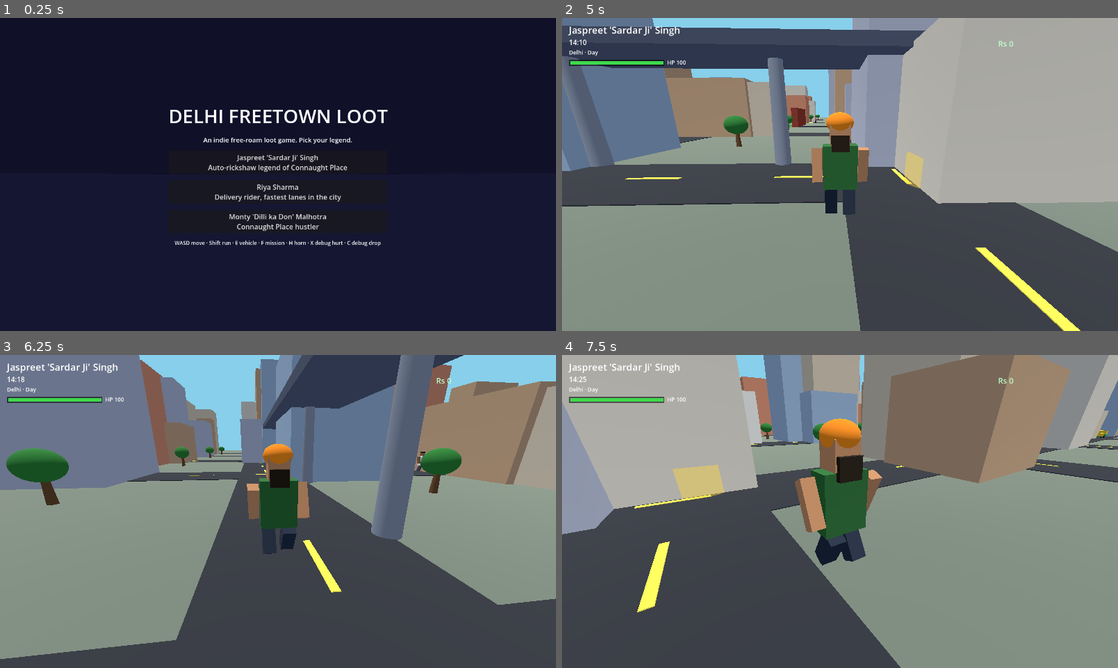
Above: before the commit, frames 1-4 (two rows, left to right).
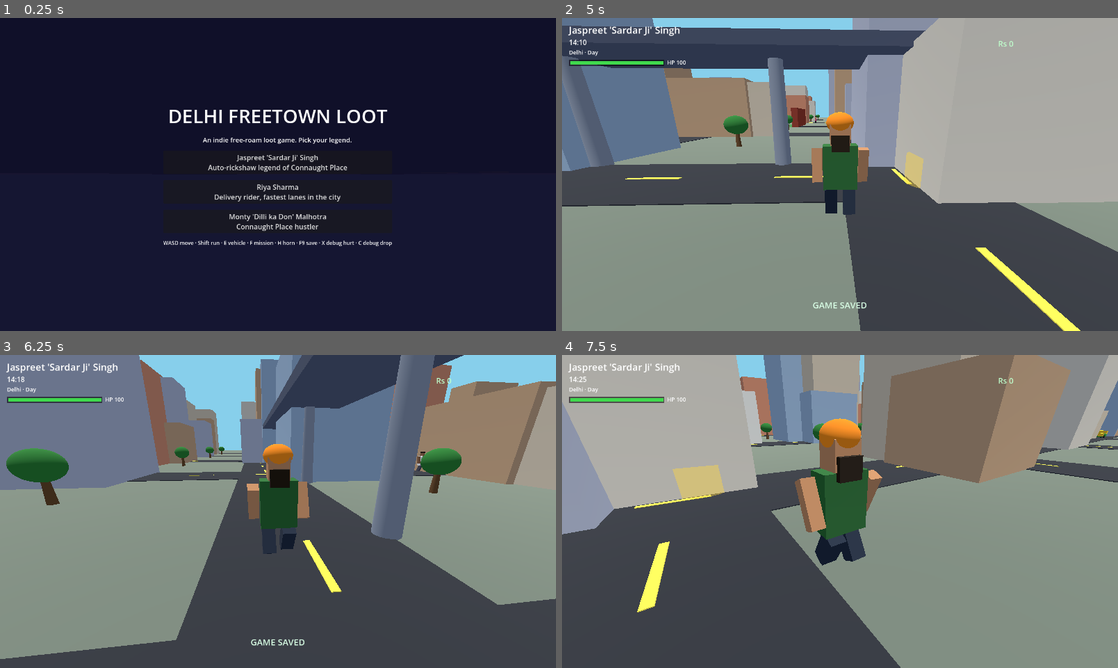
Above: after the commit, the same moments.

Repository: Ayushsahnios/delhi-freetown-loot
Game: Godot game, scene res://scenes/main.tscn
Two runs of this game, one before a commit and one after it. Both use one fixed random seed, a clock stepped at 60 frames per second and the inputs below.
Inputs:
- Up to frame 1 (0.25 s): no input
- Up to frame 2 (5 s): click "Jaspreet 'Sardar Ji' Singh Au…" at 0.5 s; hold D (move_right) 1.28-2.03 s; tap H (horn) at 1.35, 3.05, 3.6 s; tap F (mission) at 1.55, 2.1, 3.8 s; hold S (move_back) 2.03-2.78 s; tap Shift (run) at 2.3 s; hold D (move_right) 2.78-3.53 s; hold Shift (run) 2.78-3.53 s; hold W (move_forward) 3.53-4.28 s; hold A (move_left) from 4.28 s (still down); hold Shift (run) from 4.28 s (still down); tap E (interact) at 4.35 s; tap F9 (save, bound only after the commit) at 4.9 s
- Up to frame 3 (6.25 s): release Shift (run) at 5.03 s; tap F (mission) at 5.1, 6.05 s; tap H (horn) at 5.3 s; release A (move_left) at 5.78 s; hold S (move_back) from 5.78 s (still down); hold Shift (run) from 5.78 s (still down)
- Up to frame 4 (7.5 s): release S (move_back) at 6.53 s; release Shift (run) at 6.53 s; hold D (move_right) 6.53-7.28 s; tap H (horn) at 6.6 s; tap Shift (run) at 6.8 s; hold W (move_forward) from 7.28 s (still down); tap F (mission) at 7.35 s

The runs differ from the first frame. In frame 1, 1.3% of the frame differs, in the area x 29-71%, y 29-73%; in frame 2, 0.1%; in frame 3, 0.1%; in frame 4, nothing differs.

Commit message:
Save/load: persist progress via user:// storage
New SaveGame autoload writes character, cash, health, position, heading,
time of day and completed-mission counts to user://save.json as
versioned JSON. The title screen gains a Continue button that restores
state on boot; saves fire on F9, on window close, and on exit. Corrupt
or wrong-version files read back as no-save so the game always boots.

Diff:
--- a/project.godot
+++ b/project.godot
@@ -12,6 +12,7 @@
 [autoload]
 
 Game="*res://scripts/game.gd"
+SaveGame="*res://scripts/save.gd"
 
 [display]
 
--- a/scripts/game.gd
+++ b/scripts/game.gd
@@ -52,6 +52,7 @@
 	_add_keys("horn", [KEY_H])
 	_add_keys("debug_hurt", [KEY_X])
 	_add_keys("debug_fall", [KEY_C])
+	_add_keys("save", [KEY_F9])
 
 
 func _add_keys(action: String, keycodes: Array) -> void:
--- a/scripts/health.gd
+++ b/scripts/health.gd
@@ -47,6 +47,14 @@
 	changed.emit(hp, MAX_HP)
 
 
+func restore(saved_hp: float) -> void:
+	## Load-from-save entry point: never restore a dead state.
+	hp = clampf(saved_hp, 1.0, MAX_HP)
+	_dead = false
+	_since_hit = 0.0
+	changed.emit(hp, MAX_HP)
+
+
 func _process(delta: float) -> void:
 	if _dead or hp >= MAX_HP:
 		return
--- a/scripts/main.gd
+++ b/scripts/main.gd
@@ -56,6 +56,8 @@
 var _fade: ColorRect
 var _hud_msg: Label
 var _flash_tween: Tween
+var _toast: Label
+var _toast_tween: Tween
 
 
 func _ready() -> void:
@@ -73,6 +75,7 @@
 	add_child(camera)
 	_build_hud()
 	_build_select_ui()
+	get_tree().root.close_requested.connect(_save_game)
 
 
 # ---------------------------------------------------------------- environment
@@ -349,6 +352,16 @@
 	_hud_msg.mouse_filter = Control.MOUSE_FILTER_IGNORE
 	_hud_msg.visible = false
 	layer.add_child(_hud_msg)
+	_toast = Label.new()
+	_toast.set_anchors_preset(Control.PRESET_FULL_RECT)
+	_toast.offset_bottom = -46.0
+	_toast.horizontal_alignment = HORIZONTAL_ALIGNMENT_CENTER
+	_toast.vertical_alignment = VERTICAL_ALIGNMENT_BOTTOM
+	_toast.add_theme_font_size_override("font_size", 20)
+	_toast.add_theme_color_override("font_color", Color(0.85, 1.0, 0.9))
+	_toast.mouse_filter = Control.MOUSE_FILTER_IGNORE
+	_toast.visible = false
+	layer.add_child(_toast)
 
 
 func _build_select_ui() -> void:
@@ -377,6 +390,25 @@
 	sub.horizontal_alignment = HORIZONTAL_ALIGNMENT_CENTER
 	box.add_child(sub)
 
+	var saved := SaveGame.read()
+	if not saved.is_empty():
+		var cont_def := _character_by_id(String(saved.get("character", "")))
+		if not cont_def.is_empty():
+			var runs := 0
+			for id in saved.get("missions_completed", {}):
+				runs += int(saved["missions_completed"][id])
+			var cont := Button.new()
+			cont.text = "CONTINUE  ·  %s\nRs %d  ·  %d missions run" % [
+					String(cont_def["name"]), int(saved.get("cash", 0)), runs]
+			cont.custom_minimum_size = Vector2(460, 0)
+			cont.pressed.connect(_start_game.bind(cont_def, saved))
+			box.add_child(cont)
+			var fresh := Label.new()
+			fresh.text = "— or start fresh below —"
+			fresh.add_theme_font_size_override("font_size", 12)
+			fresh.horizontal_alignment = HORIZONTAL_ALIGNMENT_CENTER
+			box.add_child(fresh)
+
 	for def in Game.CHARACTERS:
 		var btn := Button.new()
 		btn.text = "%s\n%s" % [def["name"], def["role"]]
@@ -385,13 +417,13 @@
 		box.add_child(btn)
 
 	var hint := Label.new()
-	hint.text = "WASD move · Shift run · E vehicle · F mission · H horn · X debug hurt · C debug drop"
+	hint.text = "WASD move · Shift run · E vehicle · F mission · H horn · F9 save · X debug hurt · C debug drop"
 	hint.add_theme_font_size_override("font_size", 12)
 	hint.horizontal_alignment = HORIZONTAL_ALIGNMENT_CENTER
 	box.add_child(hint)
 
 
-func _start_game(def: Dictionary) -> void:
+func _start_game(def: Dictionary, save: Dictionary = {}) -> void:
 	Game.selected_character = def
 	_select_layer.visible = false
 	_hud_name.text = String(def["name"])
@@ -436,6 +468,8 @@
 		_autos.append(a)
 
 	_playing = true
+	if not save.is_empty():
+		_apply_save(save)
 
 
 # ---------------------------------------------------------------- loop
@@ -453,6 +487,8 @@
 			_health.damage(25.0)
 		if current_auto == null and Input.is_action_just_pressed("debug_fall"):
 			player.global_position += Vector3(0.0, 22.0, 0.0)
+		if Input.is_action_just_pressed("save"):
+			_save_game()
 		if current_auto == null and _impact_cd <= 0.0:
 			var hazard: float = _traffic.worst_hazard_speed(player.global_position)
 			if hazard > 2.5:
@@ -619,3 +655,82 @@
 func _clear_invuln() -> void:
 	if _health != null:
 		_health.invulnerable = false
+
+
+# ---------------------------------------------------------------- save/load
+
+func _save_game() -> void:
+	var data := _collect_save()
+	if data.is_empty():
+		return
+	_show_toast("GAME SAVED" if SaveGame.write(data) else "SAVE FAILED")
+
+
+func _collect_save() -> Dictionary:
+	if not _playing or player == null or not is_instance_valid(player) \
+			or _health == null or _missions == null:
+		return {}
+	# Local transform == world transform here (main sits at the origin),
+	# and .position stays readable during teardown, unlike the global_
+	# getters which error out on the quit-time save path.
+	var pos := player.position
+	var heading := player.rotation.y
+	if current_auto != null:
+		pos = current_auto.position
+		heading = current_auto.rotation.y
+	return {
+		"character": String(Game.selected_character.get("id", "")),
+		"cash": _missions.cash,
+		"hp": _health.hp,
+		"pos": [pos.x, pos.y, pos.z],
+		"heading": heading,
+		"day_t": day_t,
+		"missions_completed": _missions.completed,
+	}
+
+
+func _apply_save(save: Dictionary) -> void:
+	day_t = clampf(float(save.get("day_t", day_t)), 0.0, 1.0)
+	_health.restore(float(save.get("hp", 100.0)))
+	var missions_done = save.get("missions_completed", {})
+	if typeof(missions_done) != TYPE_DICTIONARY:
+		missions_done = {}
+	_missions.restore(int(save.get("cash", 0)), missions_done)
+	var pos := player.global_position
+	var raw = save.get("pos", [])
+	if typeof(raw) == TYPE_ARRAY and raw.size() == 3:
+		pos = Vector3(float(raw[0]), maxf(float(raw[1]), 1.0), float(raw[2]))
+	player.global_position = pos
+	player.rotation.y = float(save.get("heading", 0.0))
+	player.velocity = Vector3.ZERO
+	_cam_anchor = player.global_position + player.global_transform.basis.z * 10.0 + Vector3(0, 6, 0)
+	_show_toast("WELCOME BACK  ·  GAME LOADED")
+
+
+func _exit_tree() -> void:
+	## Last-resort save when the process ends without a window-close
+	## signal (belt-and-braces alongside close_requested).
+	var data := _collect_save()
+	if not data.is_empty():
+		SaveGame.write(data)
+
+
+func _show_toast(text: String) -> void:
+	if _toast == null:
+		return
+	if _toast_tween != null and _toast_tween.is_valid():
+		_toast_tween.kill()
+	_toast.text = text
+	_toast.visible = true
+	_toast.modulate.a = 1.0
+	_toast_tween = create_tween()
+	_toast_tween.tween_interval(1.4)
+	_toast_tween.tween_property(_toast, "modulate:a", 0.0, 0.5)
+	_toast_tween.tween_callback(func() -> void: _toast.visible = false)
+
+
+func _character_by_id(id: String) -> Dictionary:
+	for def in Game.CHARACTERS:
+		if String(def["id"]) == id:
+			return def
+	return {}
--- a/scripts/missions.gd
+++ b/scripts/missions.gd
@@ -14,6 +14,8 @@
 
 var cash := 0
 var enabled := true
+## Mission id -> times completed; persisted in the save file.
+var completed := {}
 
 var _player: CharacterBody3D = null
 var _defs: Array[Dictionary] = []
@@ -72,6 +74,22 @@
 
 func resume() -> void:
 	enabled = true
+
+
+func restore(saved_cash: int, saved_completed: Dictionary) -> void:
+	## Load-from-save entry point: cash, HUD, completion records.
+	## Repeatable missions stay at their markers; any one-shot mission
+	## completed in a past session stays done and hidden.
+	cash = maxi(saved_cash, 0)
+	_cash_hud.text = "Rs %d" % cash
+	completed = {}
+	for key in saved_completed:
+		completed[String(key)] = maxi(int(saved_completed[key]), 0)
+	for def in _defs:
+		var id := String(def["id"])
+		if int(completed.get(id, 0)) > 0 and not bool(def.get("repeatable", false)):
+			_states[id] = "done"
+			_show_giver(id, false)
 
 
 # ---------------------------------------------------------------- data
@@ -288,6 +306,8 @@
 	var reward := int(def["reward"])
 	cash += reward
 	_cash_hud.text = "Rs %d" % cash
+	var id := String(def["id"])
+	completed[id] = int(completed.get(id, 0)) + 1
 	_toast.add_theme_color_override("font_color", Color(0.45, 1.0, 0.55))
 	_toast.text = "MISSION COMPLETE  ·  + Rs %d" % reward
 	_toast.visible = true
--- /dev/null
+++ b/scripts/save.gd
@@ -0,0 +1,38 @@
+extends Node
+## Save/load persistence: one JSON dictionary at user://save.json.
+## SaveGame autoload — callers build and apply the data; this file only
+## reads and writes it. Any unreadable or wrong-version file reads back
+## as an empty Dictionary so the game always boots clean.
+
+const SAVE_PATH := "user://save.json"
+const VERSION := 1
+
+
+func has_save() -> bool:
+	return FileAccess.file_exists(SAVE_PATH)
+
+
+func write(data: Dictionary) -> bool:
+	data["version"] = VERSION
+	var f := FileAccess.open(SAVE_PATH, FileAccess.WRITE)
+	if f == null:
+		return false
+	f.store_string(JSON.stringify(data, "\t"))
+	f.close()
+	return true
+
+
+func read() -> Dictionary:
+	if not has_save():
+		return {}
+	var f := FileAccess.open(SAVE_PATH, FileAccess.READ)
+	if f == null:
+		return {}
+	var text := f.get_as_text()
+	f.close()
+	var parsed = JSON.parse_string(text)
+	if typeof(parsed) != TYPE_DICTIONARY:
+		return {}
+	if int(parsed.get("version", 0)) != VERSION:
+		return {}
+	return parsed
